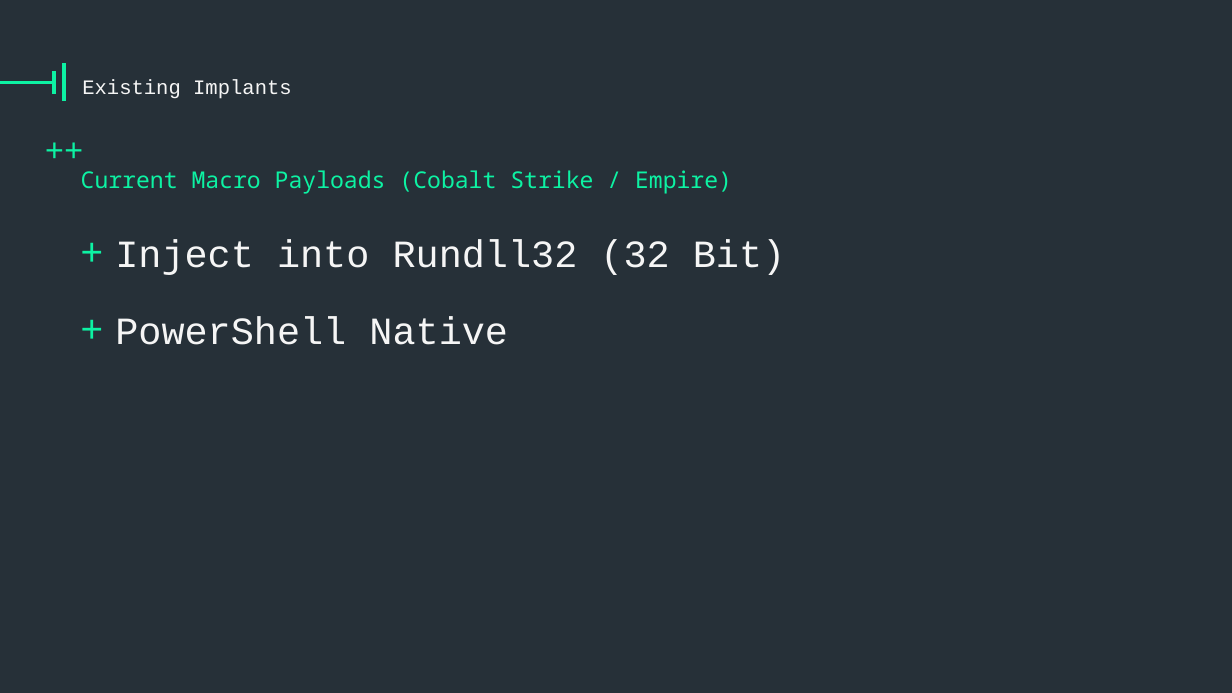
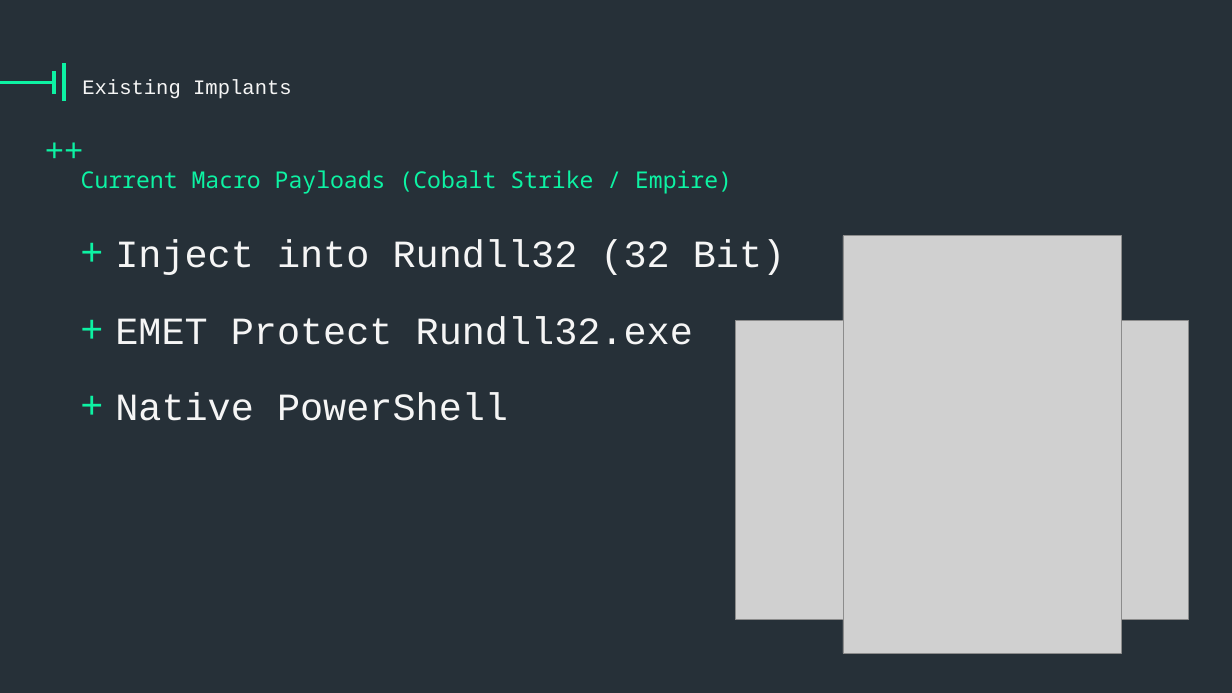
Before and after one commit to vysec/wepwnise-presentation, a slide deck: slide 4 of one-template-to-rule-them-all_emet-part.pptx. Drawn at 1232x693 pixels with LibreOffice and Linux fonts; fonts in the diff are those of the drawing; grey boxes stand for pictures; background and template pictures are left out. Boxes give left, top, right and bottom in pixels: in the first picture for what was removed or moved away, otherwise in the second. Text is boxed around its words. In the diff, an @@ line names an element or a change of style, - is before the commit and + after.

```diff
--- a/one-template-to-rule-them-all_emet-part.pptx
+++ b/one-template-to-rule-them-all_emet-part.pptx
@@ picture added at [843, 236, 1121, 654] @@
@@ text at [115, 316, 693, 421]: text changed @@
-+ PowerShell Native
++ EMET Protect Rundll32.exe
++ Native PowerShell
@@ picture added at [735, 321, 1189, 619] @@
```
Also in this commit, not shown: 4 other slides changed, 1 other file.
